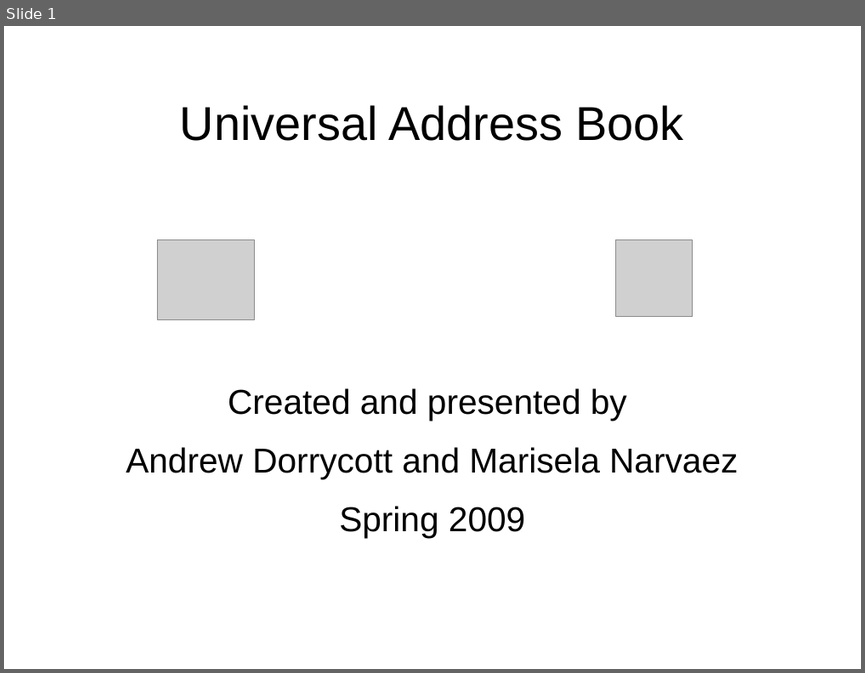
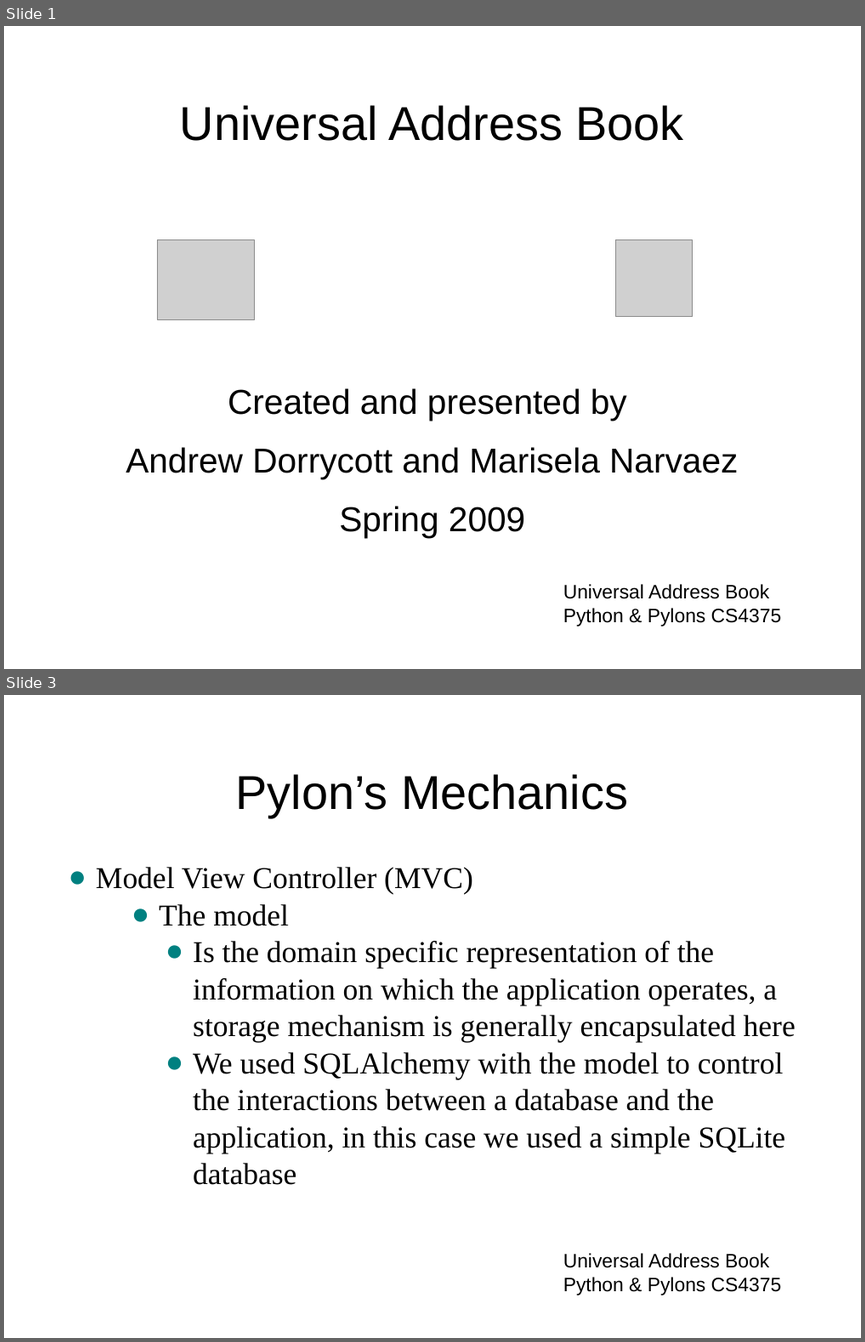
Before and after one commit to tdyhacker/pythonexploration, a slide deck: compeggirl/UnivAddBook Poster Presentation.ppt. Shown one above the other, each under a label of ours: slide 1 before the commit, slides 1 and 3 after it; the slides between them are not shown. The pictures are 865x673 and 865x1342 pixels, drawn with LibreOffice and Linux fonts; fonts in the diff are those of the drawing; grey boxes stand for pictures; background and template pictures are left out. Boxes give left, top, right and bottom in pixels: in the first picture for what was removed or moved away, otherwise in the second. Text is boxed around its words. In the diff, an @@ line names an element or a change of style, - is before the commit and + after.

```diff
--- a/compeggirl/UnivAddBook Poster Presentation.ppt
+++ b/compeggirl/UnivAddBook Poster Presentation.ppt
@@ slide 3 added at (4,695,861,1338), background picture (left out) @@
@@ title added at (236,774,628,817), 44 pt, text #000000 @@
+Pylon’s Mechanics
@@ text added at (96,867,795,1185), 28 pt, text #000000 @@
+● Model View Controller (MVC)
+  ● The model
+    ● Is the domain specific representation of the information on which the application operates, a storage mechanism is generally encapsulated here
+    ● We used SQLAlchemy with the model to control the interactions between a database and the application, in this case we used a simple SQLite database
@@ text added at (563,1253,782,1295), 18 pt, text #000000 @@
+Universal Address Book
+Python & Pylons CS4375
@@ slide 1 changed as well @@
@@ text added at (563,584,782,626), 18 pt, text #000000 @@
+Universal Address Book
+Python & Pylons CS4375
```
Also in this commit, not shown: 10 other slides added, 5 slides removed, 7 other files.
